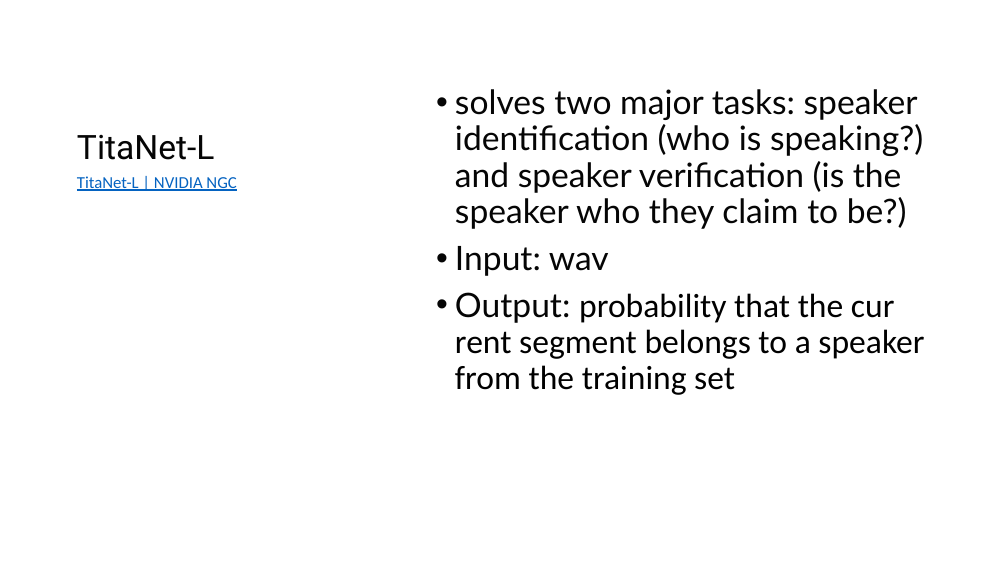
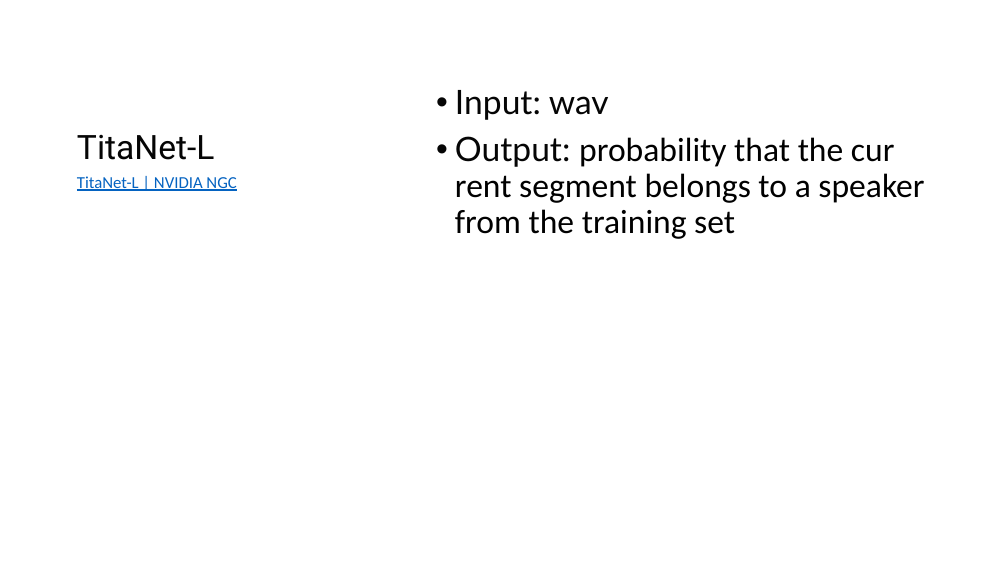
Before and after one commit to MeowOhMeow/ai-agent, a slide deck: slide 5 of PPTs/Nemo.pptx. Drawn at 1008x567 pixels with LibreOffice and Linux fonts; fonts in the diff are those of the drawing. Boxes give left, top, right and bottom in pixels: in the first picture for what was removed or moved away, otherwise in the second. Text is boxed around its words. In the diff, an @@ line names an element or a change of style, - is before the commit and + after.

```diff
--- a/PPTs/Nemo.pptx
+++ b/PPTs/Nemo.pptx
@@ text at (455, 89, 923, 229): paragraph removed @@
-• solves two major tasks: speaker identification (who is speaking?) and speaker verification (is the speaker who they claim to be?)
```
Also in this commit, not shown: 3 other slides changed, 1 slide removed.
